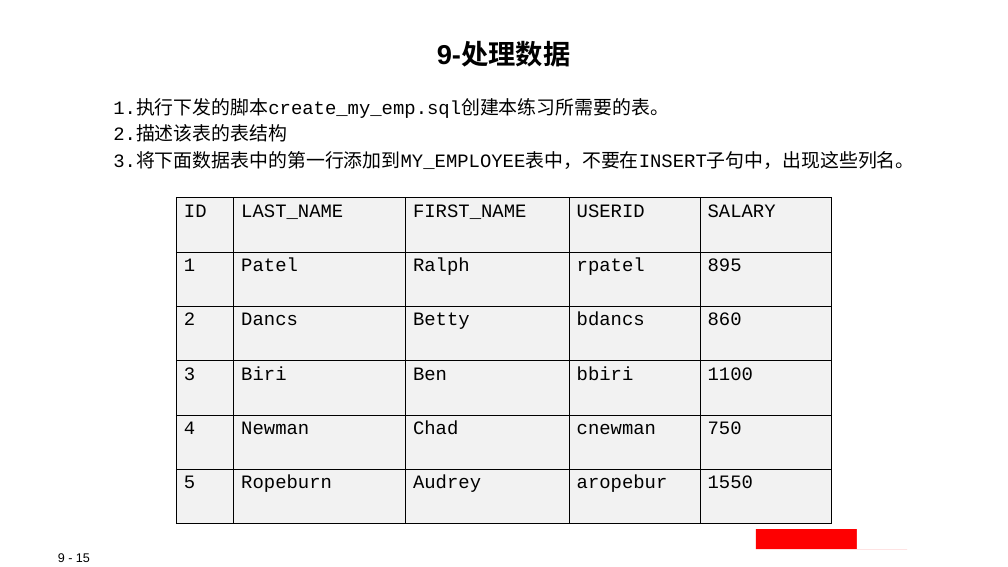
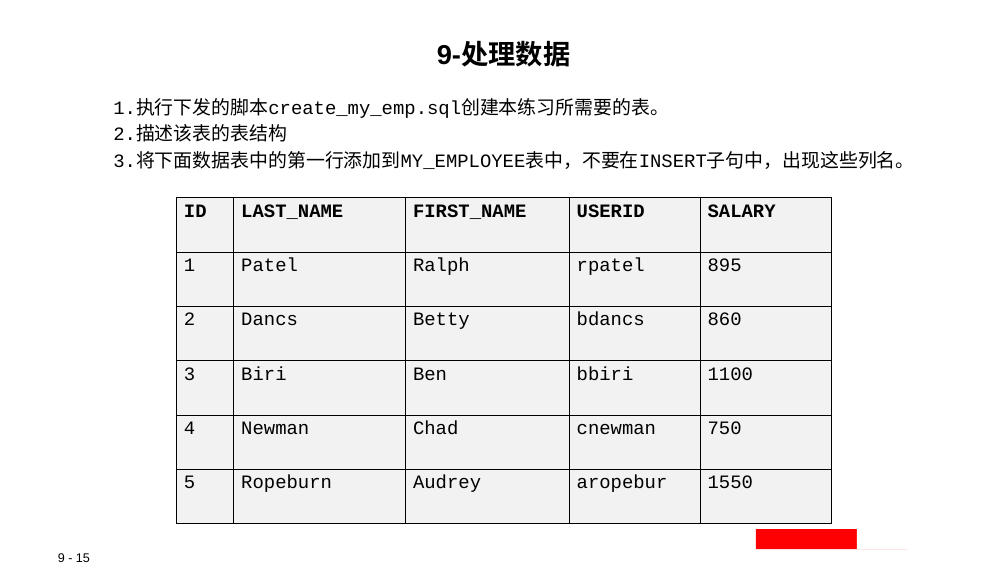
Before and after one commit to tom750407/Oracle, a slide deck: slide 15 of 20180909/上課材料/sql练习.pptx. Drawn at 1008x567 pixels with LibreOffice and Linux fonts; fonts in the diff are those of the drawing; background and template pictures are left out. Boxes give left, top, right and bottom in pixels: in the first picture for what was removed or moved away, otherwise in the second. Text is boxed around its words. In the diff, an @@ line names an element or a change of style, - is before the commit and + after.

```diff
--- a/20180909/上課材料/sql练习.pptx
+++ b/20180909/上課材料/sql练习.pptx
@@ table at (176, 198, 830, 524) @@
@@ bold on in "ID", "LAST_NAME", "FIRST_NAME", "USERID" and 1 more places @@
```
Also in this commit, not shown: 1 other slide changed.
